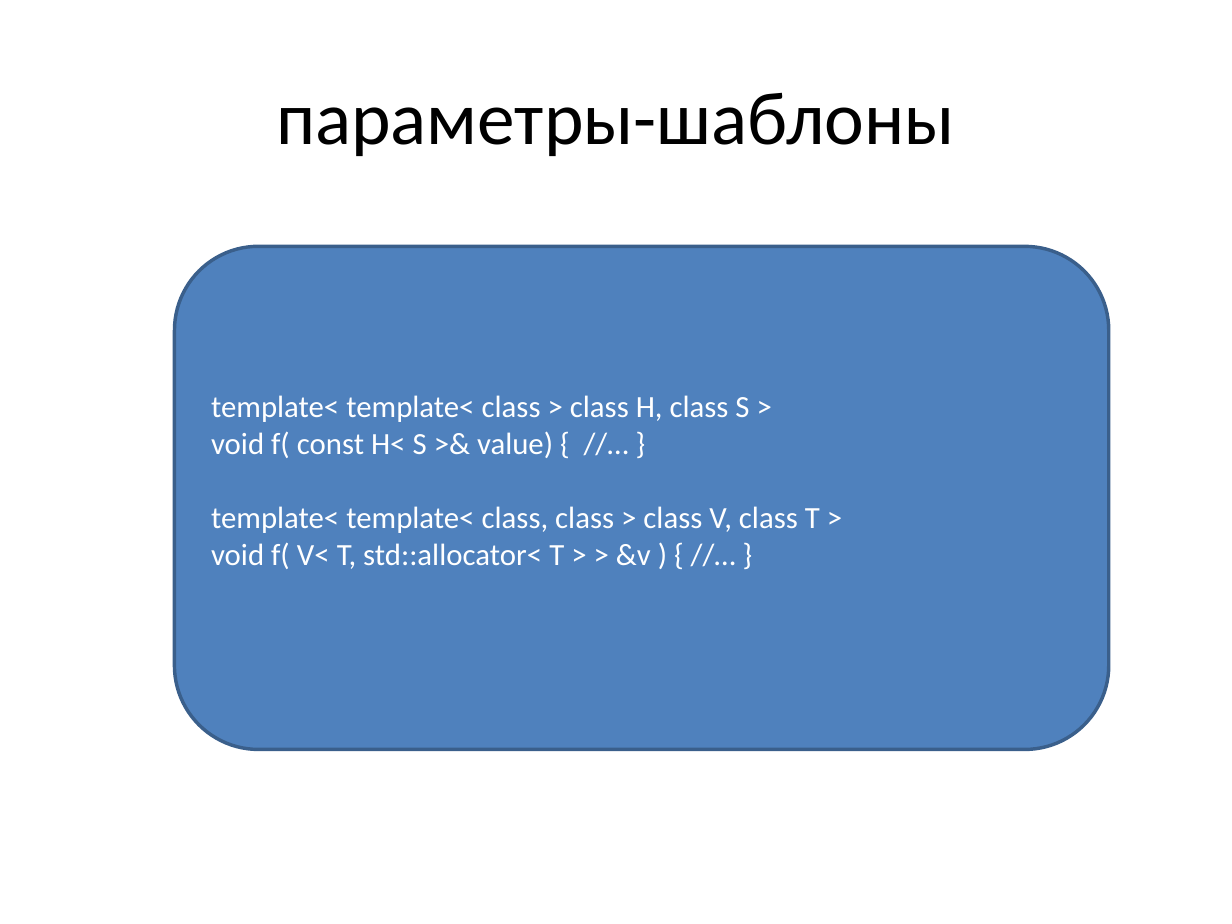
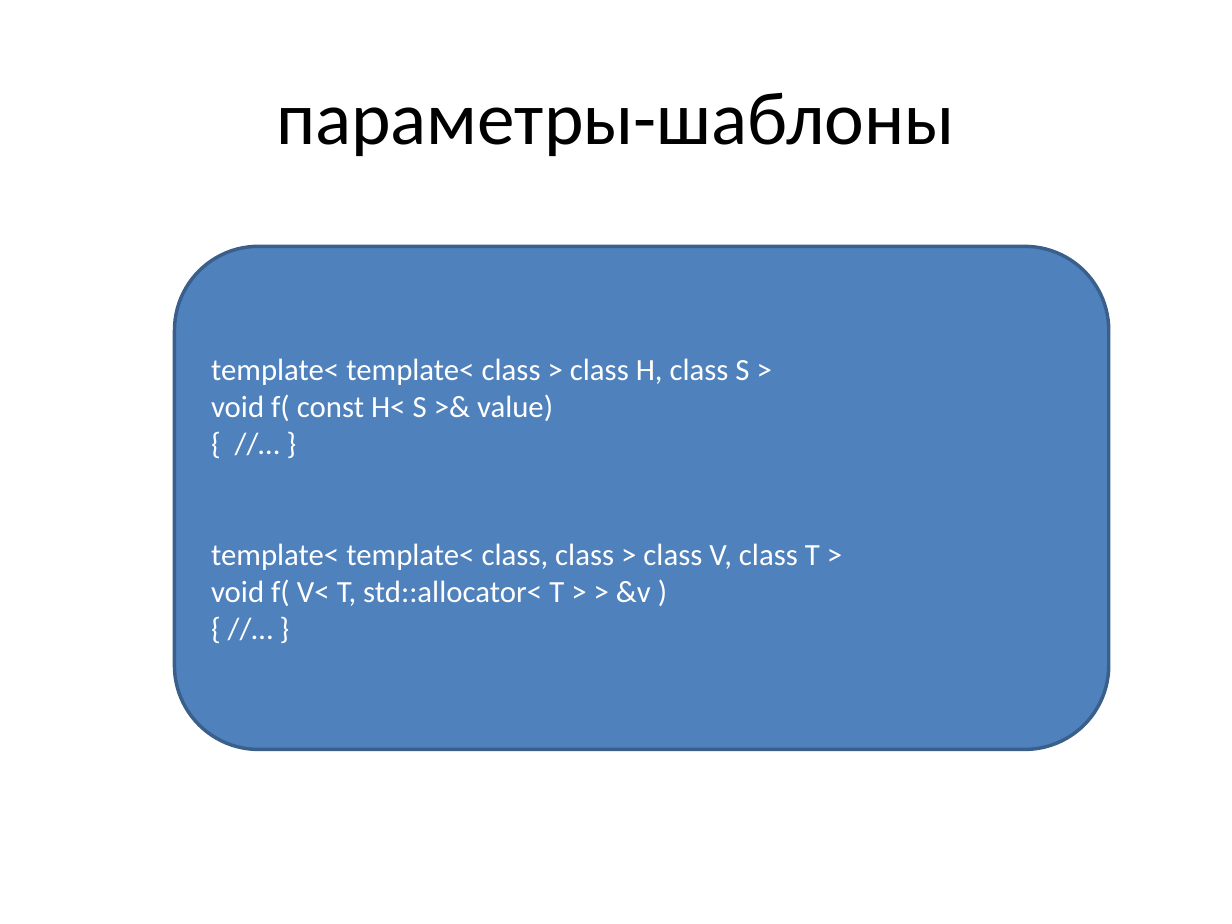
Before and after one commit to tscherkas/cpp_craft_1013, a slide deck: slide 10 of lections/cpp_craft_lec_5_pre.pptx. Drawn at 1232x924 pixels with LibreOffice and Linux fonts; fonts in the diff are those of the drawing. Boxes give left, top, right and bottom in pixels: in the first picture for what was removed or moved away, otherwise in the second. Text is boxed around its words. In the diff, an @@ line names an element or a change of style, - is before the commit and + after.

```diff
--- a/lections/cpp_craft_lec_5_pre.pptx
+++ b/lections/cpp_craft_lec_5_pre.pptx
@@ text in rounded rectangle at (x1=211, y1=394, x2=553, y2=421): text changed @@
-void f( const H< S >& value) { //… }
+void f( const H< S >& value)
+{ //… }
@@ text in rounded rectangle at (x1=211, y1=579, x2=651, y2=606): text changed @@
-void f( V< T, std::allocator< T > > &v ) { //… }
+void f( V< T, std::allocator< T > > &v )
+{ //… }
```
Also in this commit, not shown: 8 other slides changed, 4 other files.
